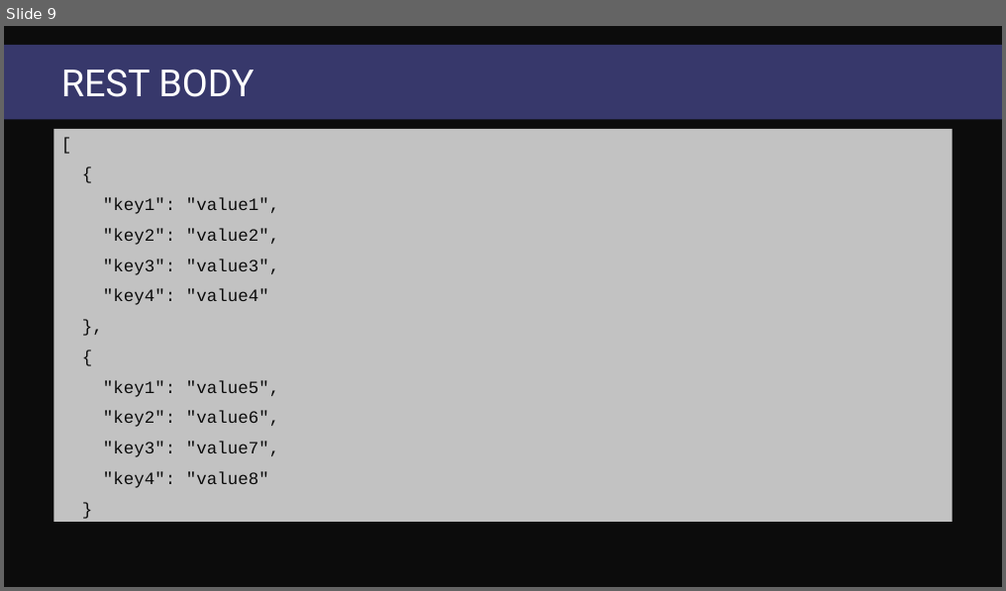
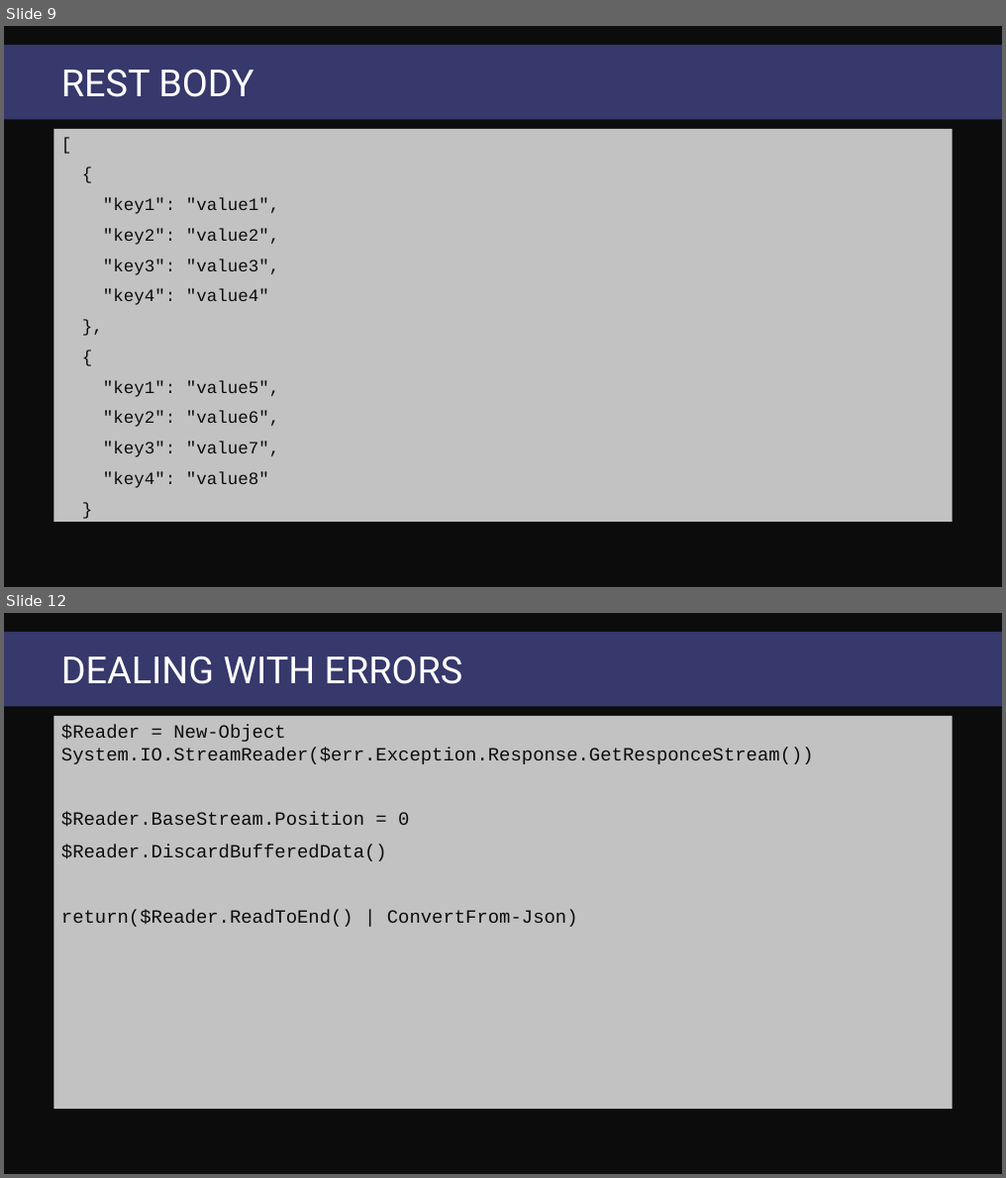
Before and after one commit to DumpsterDave/MMSJazz, a slide deck: Working with REST APIs/Working with REST APIs.pptx. Shown one above the other, each under a label of ours: slide 9 before the commit, slides 9 and 12 after it; the slides between them are not shown. The pictures are 1006x591 and 1006x1178 pixels, drawn with LibreOffice and Linux fonts; fonts in the diff are those of the drawing; background and template pictures are left out. Boxes give left, top, right and bottom in pixels: in the first picture for what was removed or moved away, otherwise in the second. Text is boxed around its words. In the diff, an @@ line names an element or a change of style, - is before the commit and + after.

```diff
--- a/Working with REST APIs/Working with REST APIs.pptx
+++ b/Working with REST APIs/Working with REST APIs.pptx
@@ slide 12 added at (4,613,1002,1174), background #0C0C0C; not listed: 1 template element that a slide beside it also shows @@
@@ title added at (61,656,463,684), 36 pt, text #FFFFFF @@
+DEALING WITH ERRORS
@@ text added at (54,716,952,1109), fill #FFFFFF at 75% opacity, 18 pt, text #0C0C0C @@
+$Reader = New-Object System.IO.StreamReader($err.Exception.Response.GetResponceStream())
+$Reader.BaseStream.Position = 0
+$Reader.DiscardBufferedData()
+return($Reader.ReadToEnd() | ConvertFrom-Json)
```
Also in this commit, not shown: 2 slides changed, 4 other slides added.
